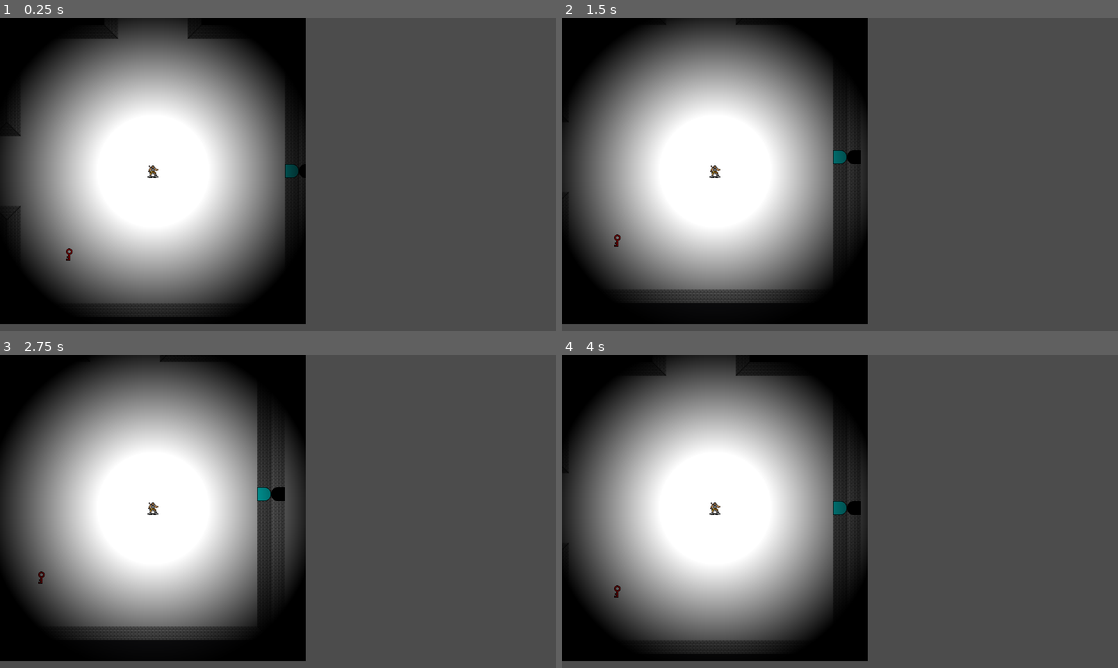
Above: before the commit, frames 1-4 (two rows, left to right).
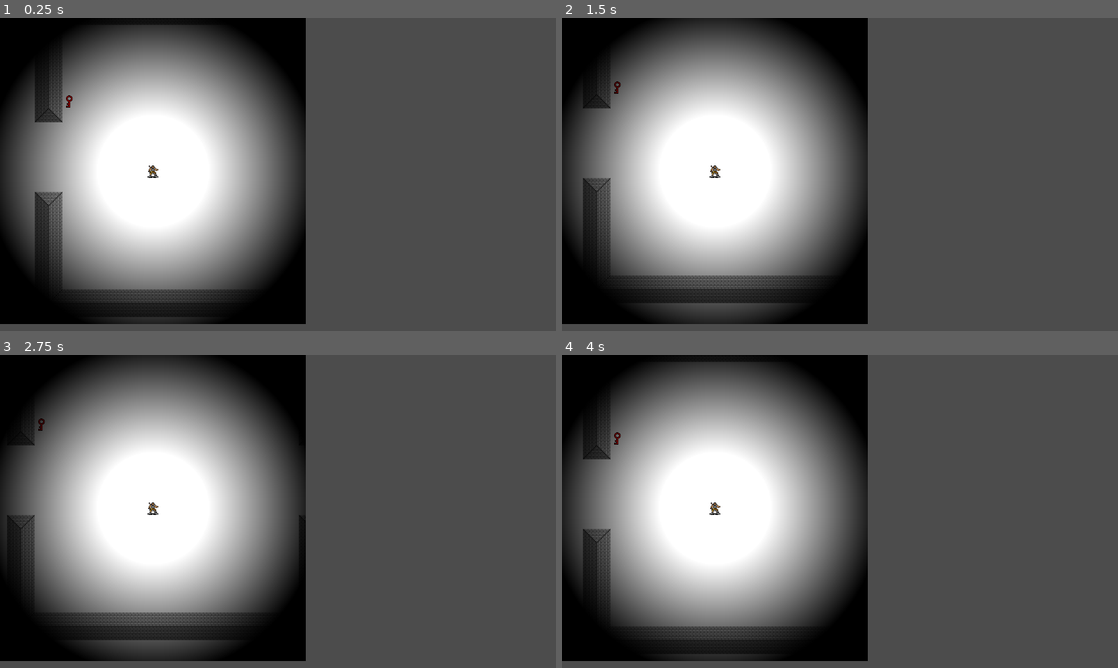
Above: after the commit, the same moments.

Repository: playdeezgames/TheBlueRoom
Game: Godot game, scene res://Main.tscn
Same seed, same stepped clock (60 frames per second), same inputs: the game is played once before the commit and once after it.
Inputs:
- Up to frame 1 (0.25 s): no input
- Up to frame 2 (1.5 s): tap Enter at 0.5 s; hold Right (ui_right) 0.53-1.28 s; tap Space at 1.25 s; hold Down (ui_down) from 1.28 s (still down)
- Up to frame 3 (2.75 s): tap Enter at 2 s; release Down (ui_down) at 2.03 s; hold Right (ui_right) from 2.03 s (still down)
- Up to frame 4 (4 s): tap Space at 2.75 s; release Right (ui_right) at 2.78 s; hold Up (ui_up) 2.78-3.53 s; tap Enter at 3.5 s; hold Left (ui_left) from 3.53 s (still down)

The runs differ from the first frame. In frame 1, 4.1% of the frame differs, in the area x 1-55%, y 1-98%; in frame 2, 5.8%, in the area x 0-54%, y 0-98%; in frame 3, 5.8%; in frame 4, 4.3%.

Commit message:
character has state

Diff:
--- a/src/BoardRenderer.gd
+++ b/src/BoardRenderer.gd
@@ -2,9 +2,9 @@
 
 export(NodePath) var terrain_tilemap
 export(NodePath) var items_tilemap
+export(NodePath) var characters_tilemap
 var maze = load("res://World/Maze.tres")
 var board = load("res://World/Board.tres")
-var world = load("res://World/World.tres")
 var rng = RandomNumberGenerator.new()
 
 func render_template(dst_column, dst_row, columns, rows, src_column, src_row):
@@ -12,7 +12,7 @@
 		for row in range(rows):
 			get_node(terrain_tilemap).set_cell(dst_column+column, dst_row+row, $Templates.get_cell(src_column+column, src_row+row))
 
-func add_door_item(dst_column, dst_row, direction):
+func add_door_item(dst_column, dst_row, direction, world):
 	var door_color = world.generate_door_color()
 	var item_name = world.door_table[door_color][direction]
 	get_node(items_tilemap).set_cell(dst_column, dst_row, world.tiles_table[item_name])
@@ -20,7 +20,7 @@
 	var key_name = item.key
 	world.items[key_name].spawn_count+=1
 
-func render_passageway(the_maze, dst_column, dst_row, maze_column, maze_row):
+func render_passageway(the_maze, dst_column, dst_row, maze_column, maze_row, world):
 	var cell = the_maze[maze_column][maze_row]
 	var src_column = 0
 	var src_row = board.BOARD_ROWS
@@ -35,80 +35,113 @@
 	render_template(dst_column, dst_row, board.BOARD_COLUMNS, board.BOARD_ROWS, src_column, src_row)
 	if cell.doorways[maze.DIRECTION_NORTH]:
 		render_template(dst_column+7, dst_row, 7,1,70,0)
-		add_door_item(dst_column+10, dst_row, maze.DIRECTION_NORTH)
+		add_door_item(dst_column+10, dst_row, maze.DIRECTION_NORTH, world)
 	if cell.doorways[maze.DIRECTION_SOUTH]:
 		render_template(dst_column+7, dst_row+20, 7,1,70,20)
-		add_door_item(dst_column+10, dst_row+20, maze.DIRECTION_SOUTH)
+		add_door_item(dst_column+10, dst_row+20, maze.DIRECTION_SOUTH, world)
 	if cell.doorways[maze.DIRECTION_WEST]:
 		render_template(dst_column, dst_row+7, 1,7,63,7)
-		add_door_item(dst_column, dst_row+10, maze.DIRECTION_WEST)
+		add_door_item(dst_column, dst_row+10, maze.DIRECTION_WEST, world)
 	if cell.doorways[maze.DIRECTION_EAST]:
 		render_template(dst_column+20, dst_row+7, 1,7,83,7)
-		add_door_item(dst_column+20, dst_row+10, maze.DIRECTION_EAST)
+		add_door_item(dst_column+20, dst_row+10, maze.DIRECTION_EAST, world)
 
-func render_chamber(the_maze, dst_column, dst_row, maze_column, maze_row):
+func render_chamber(the_maze, dst_column, dst_row, maze_column, maze_row, world):
 	render_template(dst_column, dst_row, board.BOARD_COLUMNS, board.BOARD_ROWS, 0, 0)
 	var cell = the_maze[maze_column][maze_row]
 	if(cell.doors[maze.DIRECTION_NORTH]):
 		if cell.doorways[maze.DIRECTION_NORTH]:
 			render_template(dst_column+7, dst_row, 7,1,28,0)
 			if !cell.dead_end:
-				add_door_item(dst_column+10, dst_row, maze.DIRECTION_NORTH)
+				add_door_item(dst_column+10, dst_row, maze.DIRECTION_NORTH, world)
 		else:
 			render_template(dst_column+7, dst_row, 7,1,49,0)
 	if(cell.doors[maze.DIRECTION_SOUTH]):
 		if cell.doorways[maze.DIRECTION_SOUTH]:
 			render_template(dst_column+7, dst_row+20, 7,1,28,20)
 			if !cell.dead_end:
-				add_door_item(dst_column+10, dst_row+20, maze.DIRECTION_SOUTH)
+				add_door_item(dst_column+10, dst_row+20, maze.DIRECTION_SOUTH, world)
 		else:
 			render_template(dst_column+7, dst_row+20, 7,1,49,20)
 	if(cell.doors[maze.DIRECTION_WEST]):
 		if cell.doorways[maze.DIRECTION_WEST]:
 			render_template(dst_column, dst_row+7, 1,7,21,7)
 			if !cell.dead_end:
-				add_door_item(dst_column, dst_row+10, maze.DIRECTION_WEST)
+				add_door_item(dst_column, dst_row+10, maze.DIRECTION_WEST, world)
 		else:
 			render_template(dst_column, dst_row+7, 1,7,42,7)
 	if(cell.doors[maze.DIRECTION_EAST]):
 		if cell.doorways[maze.DIRECTION_EAST]:
 			render_template(dst_column+20, dst_row+7, 1,7,41,7)
 			if !cell.dead_end:
-				add_door_item(dst_column+20, dst_row+10, maze.DIRECTION_EAST)
+				add_door_item(dst_column+20, dst_row+10, maze.DIRECTION_EAST, world)
 		else:
 			render_template(dst_column+20, dst_row+7, 1,7,62,7)
 
-func spawn_item(the_maze, item, descriptor):
+func spawn_item(the_maze, item, descriptor, world):
 	var column
 	var row
 	var done = false
 	while !done:
 		column = rng.randi_range(0,maze.MAZE_COLUMNS*board.BOARD_COLUMNS-1)
 		row = rng.randi_range(0,maze.MAZE_ROWS*board.BOARD_ROWS-1)
-		var terrain_id = get_node(terrain_tilemap).get_cell(column,row)
-		var terrain_descriptor = world.terrains[world.tile_names[terrain_id]]
-		if !terrain_descriptor.is_solid:
-			var dead_end = the_maze[column/board.BOARD_COLUMNS][row/board.BOARD_ROWS].dead_end
-			done = !descriptor.has("spawn_filter") || (descriptor.spawn_filter=="nondeadend" && !dead_end) || (descriptor.spawn_filter=="deadend" && dead_end)
+		var character_id = get_node(characters_tilemap).get_cell(column, row)
+		if character_id==-1:
+			var terrain_id = get_node(terrain_tilemap).get_cell(column,row)
+			var terrain_descriptor = world.terrains[world.tile_names[terrain_id]]
+			if !terrain_descriptor.is_solid:
+				var dead_end = the_maze[column/board.BOARD_COLUMNS][row/board.BOARD_ROWS].dead_end
+				done = !descriptor.has("spawn_filter") || (descriptor.spawn_filter=="nondeadend" && !dead_end) || (descriptor.spawn_filter=="deadend" && dead_end)
 	get_node(items_tilemap).set_cell(column, row, world.tiles_table[item])
 
-func populate_items(the_maze):
+func populate_items(the_maze, world):
 	for item in world.items:
 		var descriptor = world.items[item]
 		if descriptor.has("spawn_count"):
 			var spawn_count = descriptor.spawn_count
 			while spawn_count>0:
-				spawn_item(the_maze, item, descriptor)
+				spawn_item(the_maze, item, descriptor, world)
 				spawn_count-=1
 
-func render_maze(the_maze):
+func spawn_character(the_maze, character_type, descriptor, world):
+	var column
+	var row
+	var done = false
+	while !done:
+		column = rng.randi_range(0,maze.MAZE_COLUMNS*board.BOARD_COLUMNS-1)
+		row = rng.randi_range(0,maze.MAZE_ROWS*board.BOARD_ROWS-1)
+		var character_id = get_node(characters_tilemap).get_cell(column, row)
+		if character_id==-1:
+			var terrain_id = get_node(terrain_tilemap).get_cell(column,row)
+			var terrain_descriptor = world.terrains[world.tile_names[terrain_id]]
+			if !terrain_descriptor.is_solid:
+				var dead_end = the_maze[column/board.BOARD_COLUMNS][row/board.BOARD_ROWS].dead_end
+				done = !descriptor.has("spawn_filter") || (descriptor.spawn_filter=="nondeadend" && !dead_end) || (descriptor.spawn_filter=="deadend" && dead_end)
+	var character={
+		"character_type": character_type
+	}
+	if !world.characters.has(column):
+		world.characters[column]={}
+	world.characters[column][row]=character
+
+func populate_characters(the_maze, world):
+	for character_type in world.character_types:
+		var descriptor = world.character_types[character_type]
+		if descriptor.has("spawn_count"):
+			var spawn_count = descriptor.spawn_count
+			while spawn_count>0:
+				spawn_character(the_maze, character_type, descriptor, world)
+				spawn_count-=1
+
+func render_maze(the_maze, world):
 	for maze_column in range(maze.MAZE_COLUMNS):
 		for maze_row in range(maze.MAZE_ROWS):
 			if the_maze[maze_column][maze_row].chamber:
-				render_chamber(the_maze, maze_column*board.BOARD_COLUMNS, maze_row*board.BOARD_ROWS,maze_column, maze_row)
+				render_chamber(the_maze, maze_column*board.BOARD_COLUMNS, maze_row*board.BOARD_ROWS,maze_column, maze_row, world)
 			else:
-				render_passageway(the_maze, maze_column*board.BOARD_COLUMNS, maze_row*board.BOARD_ROWS,maze_column, maze_row)
-	populate_items(the_maze)
+				render_passageway(the_maze, maze_column*board.BOARD_COLUMNS, maze_row*board.BOARD_ROWS,maze_column, maze_row, world)
+	populate_characters(the_maze, world)
+	populate_items(the_maze, world)
 
 func _ready():
 	pass
--- a/src/Main.gd
+++ b/src/Main.gd
@@ -23,8 +23,8 @@
 	characters_tilemap = get_node("Panel/InnerPanel/Characters")
 	inner_panel = get_node("Panel/InnerPanel")
 	world.make_tile_table(characters_tilemap.tile_set)
-	$BoardRenderer.render_maze(the_maze)
-	dude.spawn_dude(the_maze)
+	$BoardRenderer.render_maze(the_maze, world)
+	dude.spawn_dude(world)
 	dude.show_dude(inner_panel, characters_tilemap)
 
 
--- a/src/Main.tscn
+++ b/src/Main.tscn
@@ -53,6 +53,7 @@
 script = ExtResource( 4 )
 terrain_tilemap = NodePath("../Panel/InnerPanel/Terrain")
 items_tilemap = NodePath("../Panel/InnerPanel/Items")
+characters_tilemap = NodePath("../Panel/InnerPanel/Characters")
 
 [node name="Templates" type="TileMap" parent="BoardRenderer"]
 visible = false
--- a/src/World/Dude.gd
+++ b/src/World/Dude.gd
@@ -6,15 +6,16 @@
 var player_column = 10
 var player_row = 10
 
-func spawn_dude(the_maze):
-	var rng = RandomNumberGenerator.new()
-	var maze_column = rng.randi_range(0,maze.MAZE_COLUMNS-1)
-	var maze_row = rng.randi_range(0,maze.MAZE_ROWS-1)
-	while the_maze[maze_column][maze_row].dead_end:
-		maze_column = rng.randi_range(0,maze.MAZE_COLUMNS-1)
-		maze_row = rng.randi_range(0,maze.MAZE_ROWS-1)
-	player_column = board.BOARD_COLUMNS * maze_column+10
-	player_row = board.BOARD_ROWS * maze_row+10
+func spawn_dude(world):
+	for column in world.characters:
+		for row in world.characters[column]:
+			var character=world.characters[column][row]
+			var descriptor=world.character_types[character.character_type]
+			if descriptor.is_player:
+				player_column=column
+				player_row=row
+				return
+
 
 func hide_dude(characters_tilemap):
 	characters_tilemap.set_cell(player_column, player_row,-1)
@@ -41,8 +42,15 @@
 			if item_descriptor.has("is_door") && item_descriptor.is_door:
 				next_row=player_row
 				next_column=player_column
+			elif item_descriptor.has("can_pickup") && item_descriptor.can_pickup:
+				pass
+	var character = world.characters[player_column][player_row]
+	world.characters[player_column].erase(player_row)
 	player_row=next_row
 	player_column=next_column
+	if !world.characters.has(player_column):
+		world.characters[player_column]={}
+	world.characters[player_column][player_row]=character
 	show_dude(inner_panel, characters_tilemap)
 
 
--- a/src/World/World.gd
+++ b/src/World/World.gd
@@ -190,26 +190,40 @@
 	},
 	"Red Key":{
 		"spawn_count": 0,
-		"spawn_filter": "nondeadend"
+		"spawn_filter": "nondeadend",
+		"can_pickup":true
 	},
 	"Yellow Key":{
 		"spawn_count": 0,
-		"spawn_filter": "nondeadend"
+		"spawn_filter": "nondeadend",
+		"can_pickup":true
 	},
 	"Green Key":{
 		"spawn_count": 0,
-		"spawn_filter": "nondeadend"
+		"spawn_filter": "nondeadend",
+		"can_pickup":true
 	},
 	"Cyan Key":{
 		"spawn_count": 0,
-		"spawn_filter": "nondeadend"
+		"spawn_filter": "nondeadend",
+		"can_pickup":true
 	},
 	"Blue Key":{
 		"spawn_count": 0,
-		"spawn_filter": "nondeadend"
+		"spawn_filter": "nondeadend",
+		"can_pickup":true
 	},
 	"Magenta Key":{
 		"spawn_count": 0,
-		"spawn_filter": "nondeadend"
-	},
-}
+		"spawn_filter": "nondeadend",
+		"can_pickup":true
+	},
+}
+var character_types = {
+	"Player":{
+		"is_player":true,
+		"spawn_count":1,
+		"spawn_filter":"nondeadend"
+	}
+}
+var characters = {}
